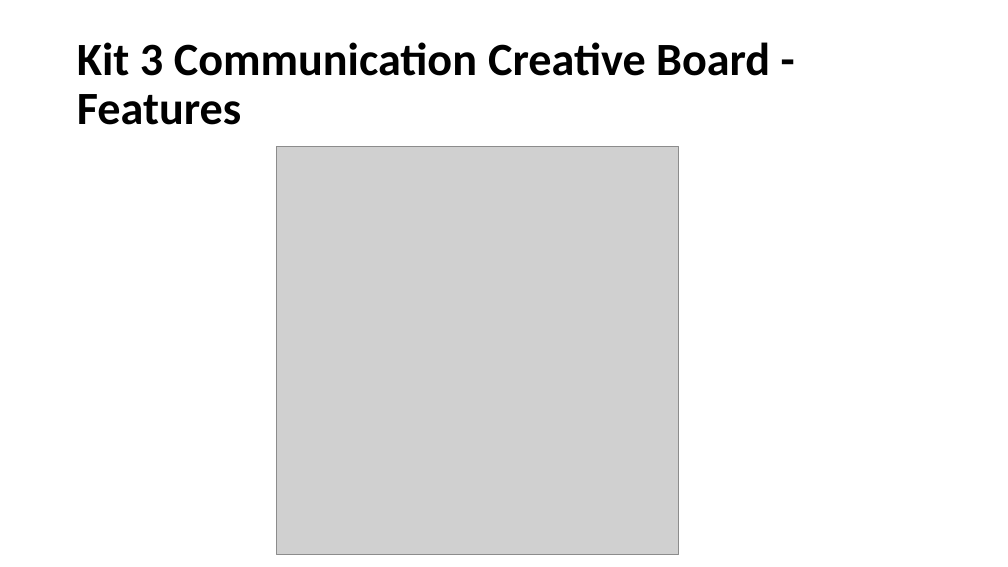
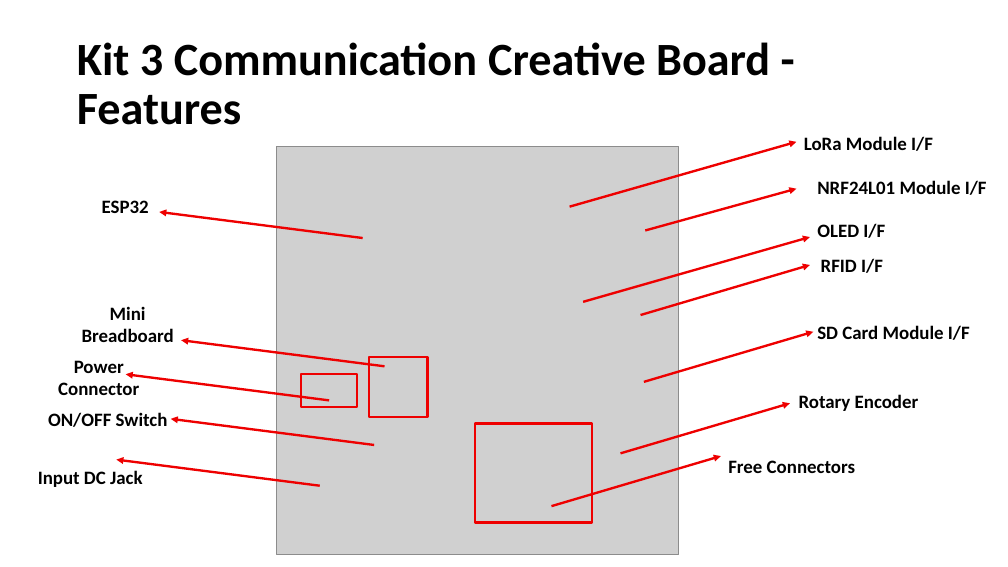
Before and after one commit to info-zas/Training, a slide deck: slide 5 of GPREC/03_Communications/Kit3_Communication_Training.pptx. Drawn at 1008x567 pixels with LibreOffice and Linux fonts; fonts in the diff are those of the drawing; grey boxes stand for pictures. Boxes give left, top, right and bottom in pixels: in the first picture for what was removed or moved away, otherwise in the second. Text is boxed around its words. In the diff, an @@ line names an element or a change of style, - is before the commit and + after.

Commit message:
added a new file

```diff
--- a/GPREC/03_Communications/Kit3_Communication_Training.pptx
+++ b/GPREC/03_Communications/Kit3_Communication_Training.pptx
@@ arrow added from (569, 206) to (796, 142), #EE0000 2.25 pt @@
@@ text added at bbox=[804, 136, 933, 151], 18 pt, text #000000, bold @@
+LoRa Module I/F
@@ text added at bbox=[102, 200, 149, 213], 18 pt, text #000000, bold @@
+ESP32
@@ arrow added from (646, 231) to (796, 189), #EE0000 2.25 pt @@
@@ text added at bbox=[817, 180, 987, 195], 18 pt, text #000000, bold @@
+NRF24L01 Module I/F
@@ arrow added from (363, 238) to (160, 212), #EE0000 2.25 pt @@
@@ arrow added from (583, 302) to (810, 237), #EE0000 2.25 pt @@
@@ text added at bbox=[817, 223, 885, 238], 18 pt, text #000000, bold @@
+OLED I/F
@@ arrow added from (640, 315) to (810, 265), #EE0000 2.25 pt @@
@@ text added at bbox=[821, 258, 883, 273], 18 pt, text #000000, bold @@
+RFID I/F
@@ text added at bbox=[82, 306, 174, 342], 18 pt, text #000000, bold @@
+Mini
+Breadboard
@@ text added at bbox=[817, 325, 970, 340], 18 pt, text #000000, bold @@
+SD Card Module I/F
@@ arrow added from (385, 367) to (181, 340), #EE0000 2.25 pt @@
@@ rectangle added at bbox=[369, 357, 427, 417], outline #EE0000 2.25 pt @@
@@ arrow added from (644, 382) to (814, 332), #EE0000 2.25 pt @@
@@ text added at bbox=[58, 360, 139, 395], 18 pt, text #000000, bold @@
+Power
+Connector
@@ arrow added from (329, 401) to (126, 374), #EE0000 2.25 pt @@
@@ rectangle added at bbox=[301, 374, 357, 407], outline #EE0000 2.25 pt @@
@@ text added at bbox=[48, 412, 168, 427], 18 pt, text #000000, bold @@
+ON/OFF Switch
@@ arrow added from (374, 445) to (171, 419), #EE0000 2.25 pt @@
@@ arrow added from (621, 454) to (790, 403), #EE0000 2.25 pt @@
@@ text added at bbox=[799, 394, 919, 411], 18 pt, text #000000, bold @@
+Rotary Encoder
@@ rectangle added at bbox=[475, 423, 591, 523], outline #EE0000 2.25 pt @@
@@ text added at bbox=[38, 470, 143, 487], 18 pt, text #000000, bold @@
+Input DC Jack
@@ arrow added from (320, 486) to (116, 460), #EE0000 2.25 pt @@
@@ arrow added from (552, 507) to (721, 456), #EE0000 2.25 pt @@
@@ text added at bbox=[728, 460, 855, 473], 18 pt, text #000000, bold @@
+Free Connectors
```
